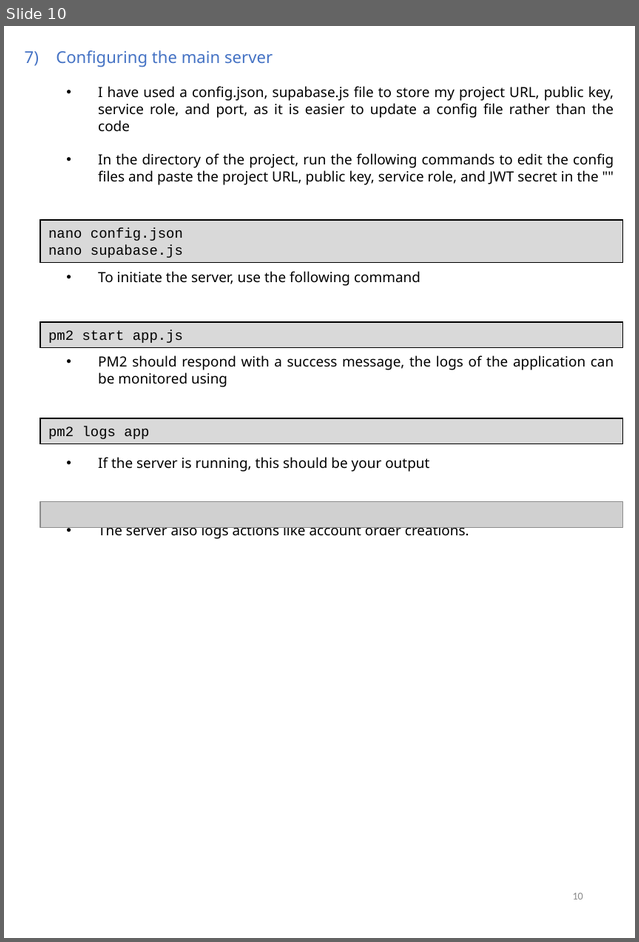
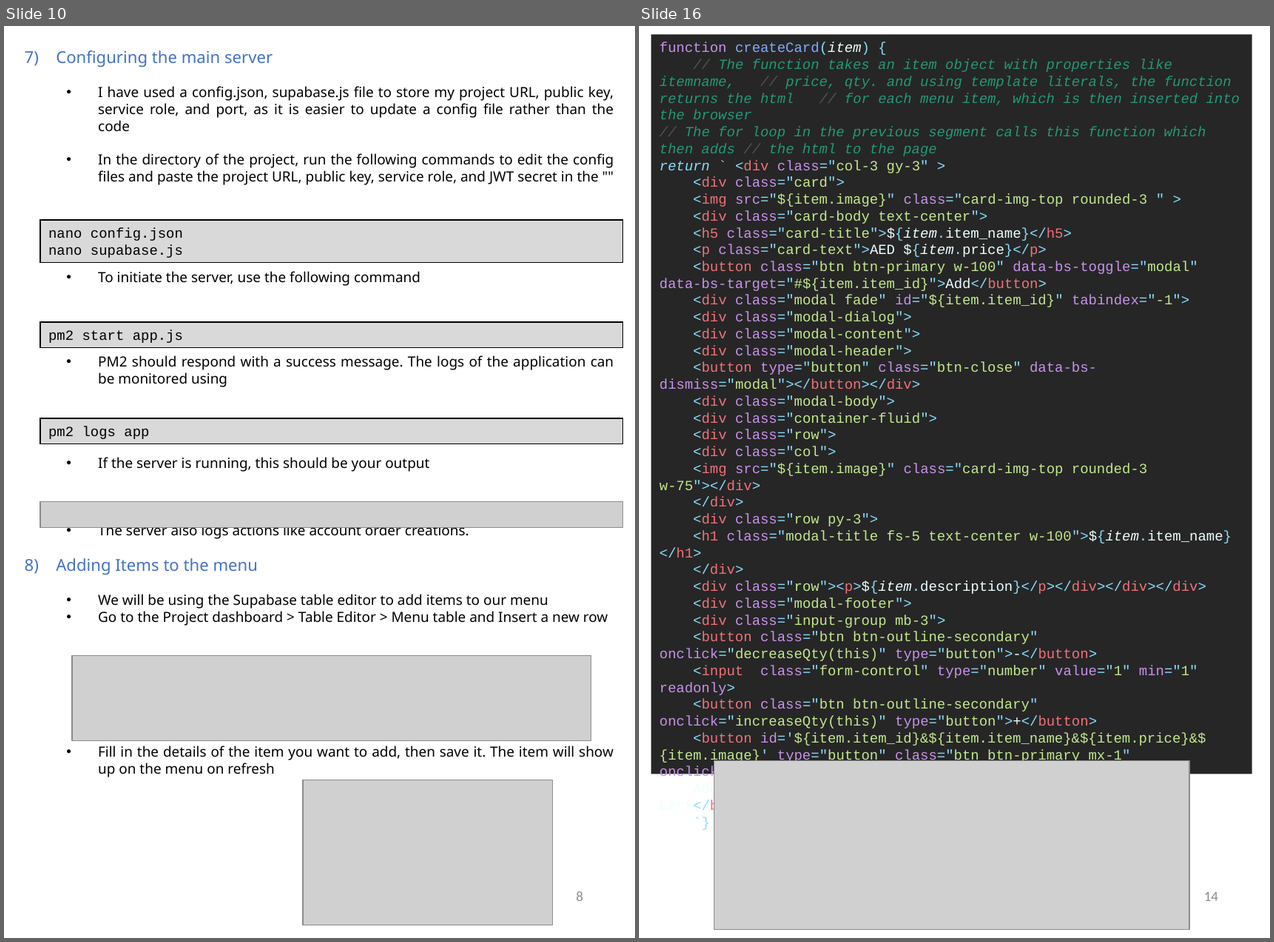
Before and after one commit to Agentgilspy/Food-Ordering-Website, a slide deck: ICT-171 Documentation.pptx. Shown side by side, each under a label of ours: slide 10 before the commit, slides 10 and 16 after it; the slides between them are not shown. The pictures are 639x942 and 1274x942 pixels, drawn with LibreOffice and Linux fonts; fonts in the diff are those of the drawing; grey boxes stand for pictures. Boxes give left, top, right and bottom in pixels: in the first picture for what was removed or moved away, otherwise in the second. Text is boxed around its words. In the diff, an @@ line names an element or a change of style, - is before the commit and + after.

```diff
--- a/ICT-171 Documentation.pptx
+++ b/ICT-171 Documentation.pptx
@@ slide 16 added at (x1=639, y1=26, x2=1270, y2=938), background #FFFFFF @@
@@ rectangle added at (x1=651, y1=34, x2=1252, y2=773), fill #262626, 12 pt, text #C3E88D @@
+function createCard(item) {
+// The function takes an item object with properties like itemname, // price, qty. and using template literals, the function returns the html // for each menu item, which is then inserted into the browser
+// The for loop in the previous segment calls this function which then adds // the html to the page
+return ` <div class="col-3 gy-3" >
+<div class="card">
+<img src="${item.image}" class="card-img-top rounded-3 " >
+<div class="card-body text-center">
+<h5 class="card-title">${item.item_name}</h5>
+<p class="card-text">AED ${item.price}</p>
+<button class="btn btn-primary w-100" data-bs-toggle="modal" data-bs-target="#${item.item_id}">Add</button>
+<div class="modal fade" id="${item.item_id}" tabindex="-1">
+<div class="modal-dialog">
+<div class="modal-content">
+<div class="modal-header">
+<button type="button" class="btn-close" data-bs-dismiss="modal"></button></div>
+<div class="modal-body">
+<div class="container-fluid">
+<div class="row">
+<div class="col">
+<img src="${item.image}" class="card-img-top rounded-3 w-75"></div>
+</div>
+<div class="row py-3">
+<h1 class="modal-title fs-5 text-center w-100">${item.item_name}</h1>
+</div>
+<div class="row"><p>${item.description}</p></div></div></div>
+<div class="modal-footer">
+<div class="input-group mb-3">
+<button class="btn btn-outline-secondary" onclick="decreaseQty(this)" type="button">-</button>
+<input class="form-control" type="number" value="1" min="1" readonly>
+<button class="btn btn-outline-secondary" onclick="increaseQty(this)" type="button">+</button>
+<button id='${item.item_id}&${item.item_name}&${item.price}&${item.image}' type="button" class="btn btn-primary mx-1" onclick="addCart(this)" data-bs-dismiss="modal">
+Add to cart</button></div></div></div></div></div></div></div></div>
+`}
@@ picture added at (x1=714, y1=761, x2=1190, y2=930) @@
@@ text added at (x1=1204, y1=892, x2=1218, y2=901), 12 pt, text #8C8C8C @@
+14
@@ slide 10 changed as well @@
@@ text at (x1=98, y1=355, x2=614, y2=387): text changed @@
-  • PM2 should respond with a success message, the logs of the application can be monitored using
+  • PM2 should respond with a success message. The logs of the application can be monitored using
@@ text at (x1=56, y1=558, x2=614, y2=777): paragraphs added @@
+8) Adding Items to the menu
+  • We will be using the Supabase table editor to add items to our menu
+  • Go to the Project dashboard > Table Editor > Menu table and Insert a new row
+  • Fill in the details of the item you want to add, then save it. The item will show up on the menu on refresh
@@ picture added at (x1=72, y1=656, x2=592, y2=741) @@
@@ picture added at (x1=303, y1=780, x2=553, y2=925) @@
@@ text added at (x1=576, y1=891, x2=583, y2=901), 12 pt, text #8C8C8C @@
+8
@@ page number removed at (x1=573, y1=893, x2=583, y2=899) @@
-10
```
Also in this commit, not shown: 9 other slides changed, 15 other slides added, 7 other files.
